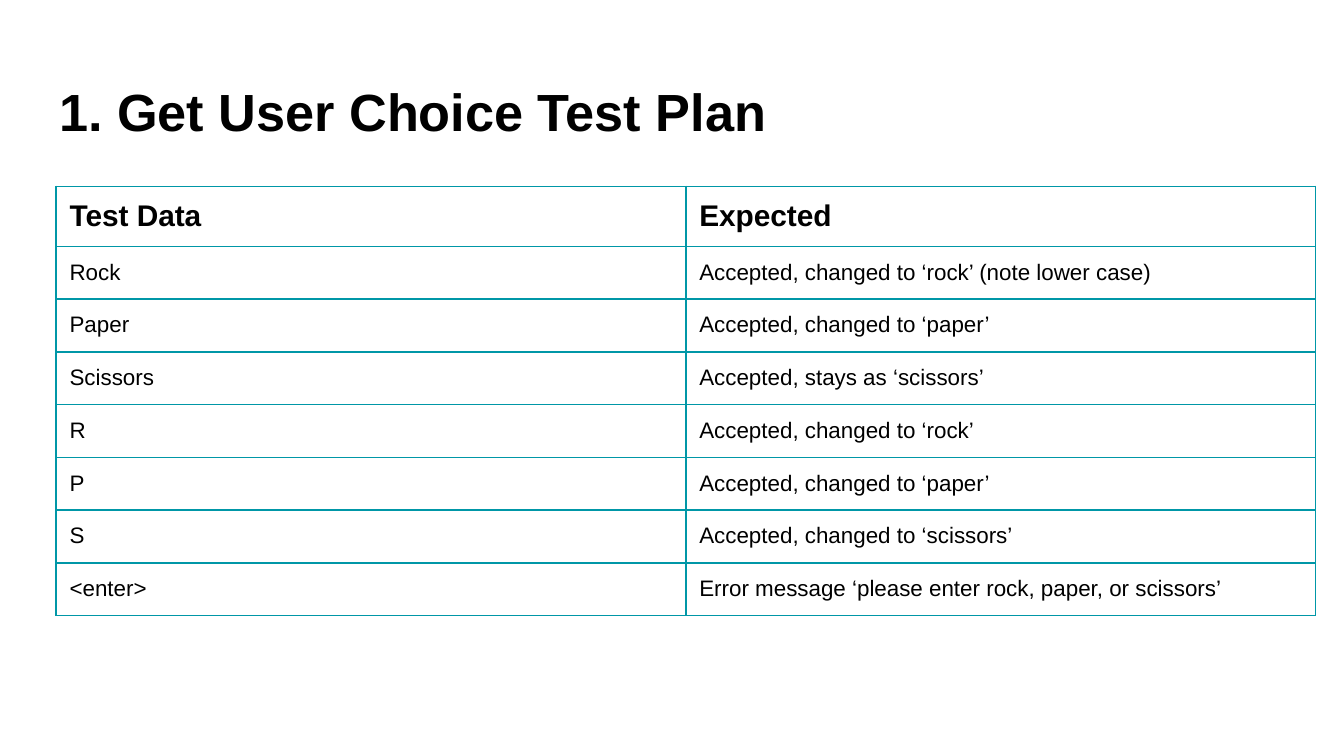
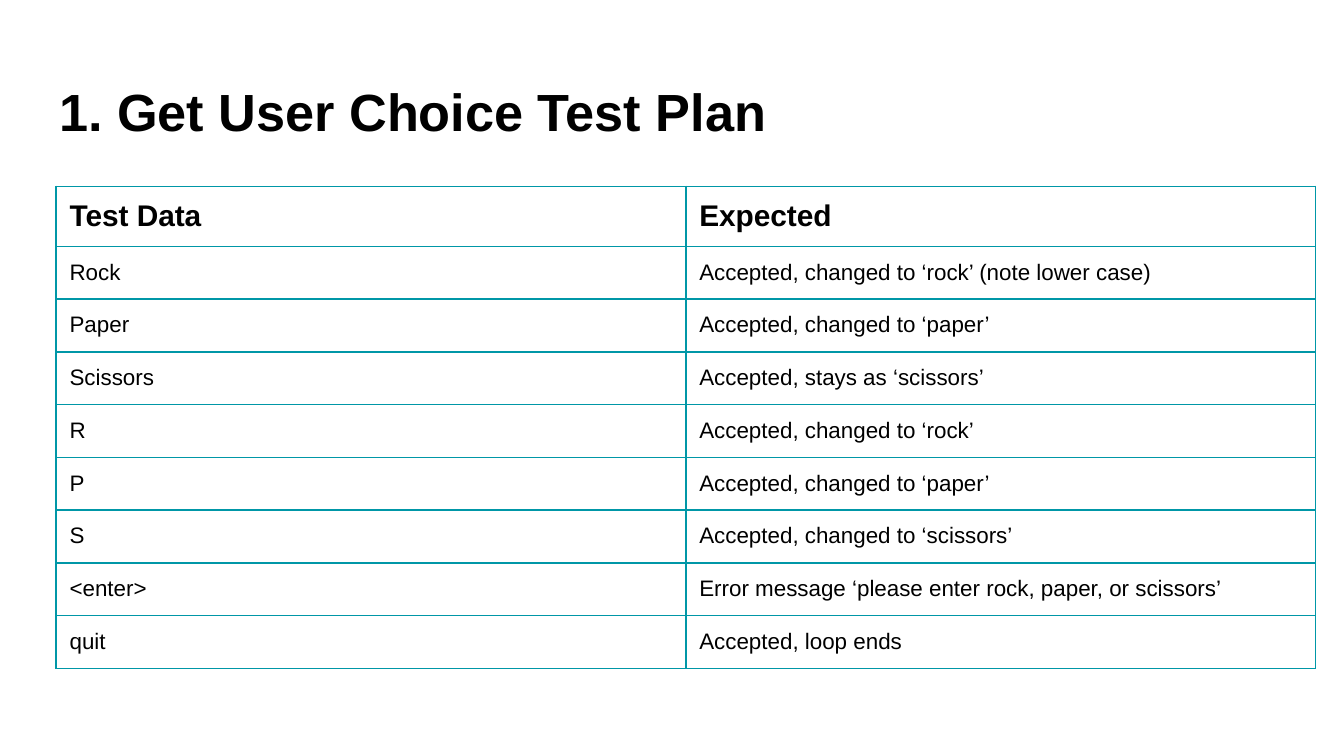
Before and after one commit to aspectnz/PEX, a slide deck: slide 3 of main/games/rock_paper_scissors/Python Program Documentation.pptx. Drawn at 1344x756 pixels with LibreOffice and Linux fonts; fonts in the diff are those of the drawing. Boxes give left, top, right and bottom in pixels: in the first picture for what was removed or moved away, otherwise in the second. Text is boxed around its words. In the diff, an @@ line names an element or a change of style, - is before the commit and + after.

```diff
--- a/main/games/rock_paper_scissors/Python Program Documentation.pptx
+++ b/main/games/rock_paper_scissors/Python Program Documentation.pptx
@@ table at (x1=56, y1=187, x2=1317, y2=680) @@
+row 9: quit | Accepted, loop ends
```
Also in this commit, not shown: 3 slides added, 3 other files.
